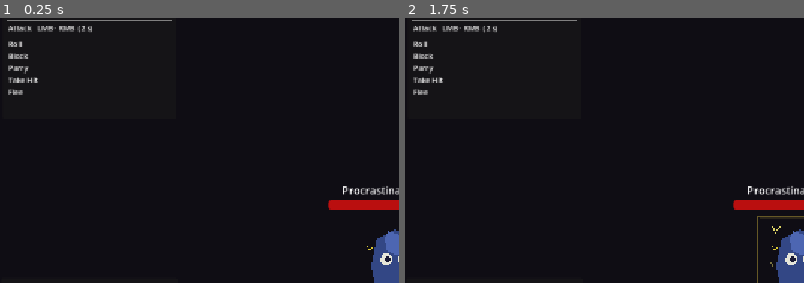
Above: before the commit, frames 1-2 (left to right).
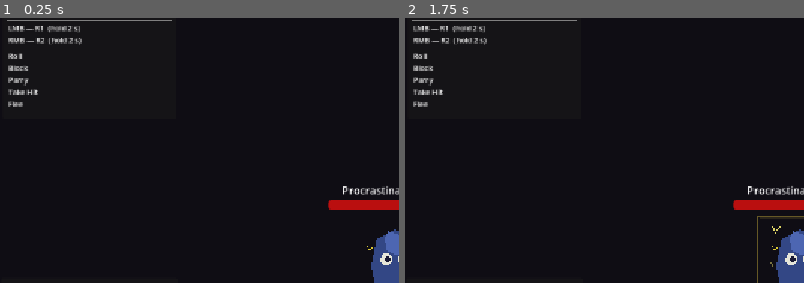
Above: after the commit, the same moments.

Repository: WRCIECH/online-ring
Game: Godot game, scene res://scenes/combat/combat.tscn
Two runs of this game, one before a commit and one after it. Both use one fixed random seed, a clock stepped at 60 frames per second and the inputs below. This scene is started directly instead of the project's main scene.
Inputs (mouse positions are % of the whole screen's width and height, from its top left):
- Up to frame 1 (0.25 s): no input
- Up to frame 2 (1.75 s): tap Enter at 0.5 s; drag from (50, 61) to (60, 28) at 0.52 s; tap Space at 1.25 s; drag from (30, 55) to (45, 70) at 1.27 s
The pictures show only the part of the screen within x 1-51%, y 15-65%; the shares and areas given below are measured in that part.

The runs differ from the first frame. In frame 1, 1.0% of the frame differs, in the area x 2-24%, y 3-34%; in frame 2, 1.0%.

Commit message:
Split legend Attack row into separate LMB and RMB rows
- Replace single merged 'Attack LMB · RMB' entry with two independent
  rows: 'LMB — R1 (hold 2 s)' and 'RMB — R2 (hold 2 s)'
- Each resolves to its own popup text (_r1_popup_text / _r2_popup_text)
  set from the equipped weapon's moveset at combat start
- Separator now sits after the RMB row, cleanly dividing attack from defense

Co-Authored-By: Claude Sonnet 4.6 <noreply@anthropic.com>

Diff:
--- a/scripts/combat/combat_scene.gd
+++ b/scripts/combat/combat_scene.gd
@@ -70,9 +70,10 @@
 var _faith_check:      CheckBox
 var _status_bars_box:  HBoxContainer
 
-var _action_popup:      PanelContainer
-var _popup_body_lbl:    Label
-var _attack_popup_text: String = ""
+var _action_popup:   PanelContainer
+var _popup_body_lbl: Label
+var _r1_popup_text:  String = ""
+var _r2_popup_text:  String = ""
 
 # ── Lifecycle ─────────────────────────────────────────────────────────────────
 
@@ -113,20 +114,21 @@
 	_weapon_name_lbl.text = wdata.get("name", wid)
 	_weapon_display.set_weapon(wid)
 
-	# Build attack popup text shown when hovering the Attack legend row
+	# Build per-move popup texts for the legend rows
 	var moveset := WeaponDB.get_moveset(wdata)
-	_attack_popup_text = ""
+	_r1_popup_text = ""
+	_r2_popup_text = ""
 	if moveset.size() >= 1:
 		var m0: Dictionary = moveset[0]
 		var c0 := "%d STA" % m0.get("stamina_cost", 0) if m0.get("stamina_cost", 0) > 0 \
 				  else "%d FP" % m0.get("fp_cost", 0)
-		_attack_popup_text = "LMB  hold 2 s  →  %s\n%s\nCost: %s" % \
+		_r1_popup_text = "LMB  hold 2 s\n%s\n\n%s\n\nCost: %s" % \
 				[m0.get("name", ""), m0.get("real_task", ""), c0]
 	if moveset.size() >= 2:
 		var m1: Dictionary = moveset[1]
 		var c1 := "%d STA" % m1.get("stamina_cost", 0) if m1.get("stamina_cost", 0) > 0 \
 				  else "%d FP" % m1.get("fp_cost", 0)
-		_attack_popup_text += "\n\nRMB  hold 2 s  →  %s\n%s\nCost: %s" % \
+		_r2_popup_text = "RMB  hold 2 s\n%s\n\n%s\n\nCost: %s" % \
 				[m1.get("name", ""), m1.get("real_task", ""), c1]
 
 	# Recover runes if this is the death location
@@ -734,9 +736,11 @@
 	vbox.add_child(header)
 	vbox.add_child(HSeparator.new())
 
-	# Each entry: [display text, popup text — "" means use _attack_popup_text]
+	# Each entry: [display text, popup sentinel or literal text]
+	# "_r1_" / "_r2_" are sentinels resolved to the weapon-specific texts at runtime.
 	var entries: Array = [
-		["Attack   LMB · RMB  (2 s)", ""],
+		["LMB — R1  (hold 2 s)", "_r1_"],
+		["RMB — R2  (hold 2 s)", "_r2_"],
 		["Roll",     "Roll\n0 damage.   Costs %d STA." % STA_ROLL],
 		["Block",    "Block\nPartial damage.   Costs %d STA." % STA_BLOCK],
 		["Parry",    "Parry\n0 damage.   Costs %d STA.\nCounter window: react just before the hit." % STA_PARRY],
@@ -745,15 +749,20 @@
 	]
 
 	for i in range(entries.size()):
-		var display: String  = entries[i][0]
-		var tip: String      = entries[i][1]  # "" = attack, use _attack_popup_text
+		var display: String = entries[i][0]
+		var tip: String     = entries[i][1]
 
 		var row_lbl := Label.new()
 		row_lbl.text = display
 		row_lbl.add_theme_font_size_override("font_size", 11)
 		row_lbl.mouse_filter = Control.MOUSE_FILTER_STOP
 		row_lbl.mouse_entered.connect(func():
-			_popup_body_lbl.text = _attack_popup_text if tip.is_empty() else tip
+			if tip == "_r1_":
+				_popup_body_lbl.text = _r1_popup_text
+			elif tip == "_r2_":
+				_popup_body_lbl.text = _r2_popup_text
+			else:
+				_popup_body_lbl.text = tip
 			# Snap popup vertically to this row
 			var ry: float = row_lbl.get_global_rect().position.y
 			var ph: float = 180.0
@@ -765,8 +774,8 @@
 		row_lbl.mouse_exited.connect(func(): _action_popup.visible = false)
 		vbox.add_child(row_lbl)
 
-		if i == 0:
-			vbox.add_child(HSeparator.new())  # visual split between attack and defense
+		if i == 1:
+			vbox.add_child(HSeparator.new())  # split between attack rows and defense rows
 
 # ── Battle log — bottom left ──────────────────────────────────────────────────
 
